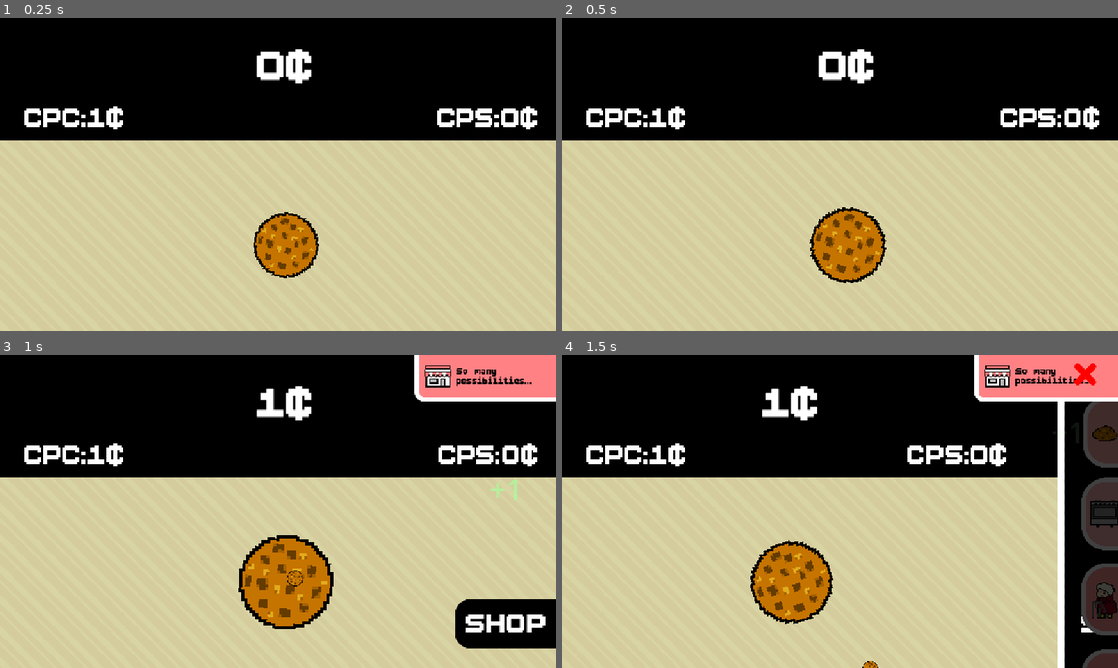
Above: before the commit, frames 1-4 (two rows, left to right).
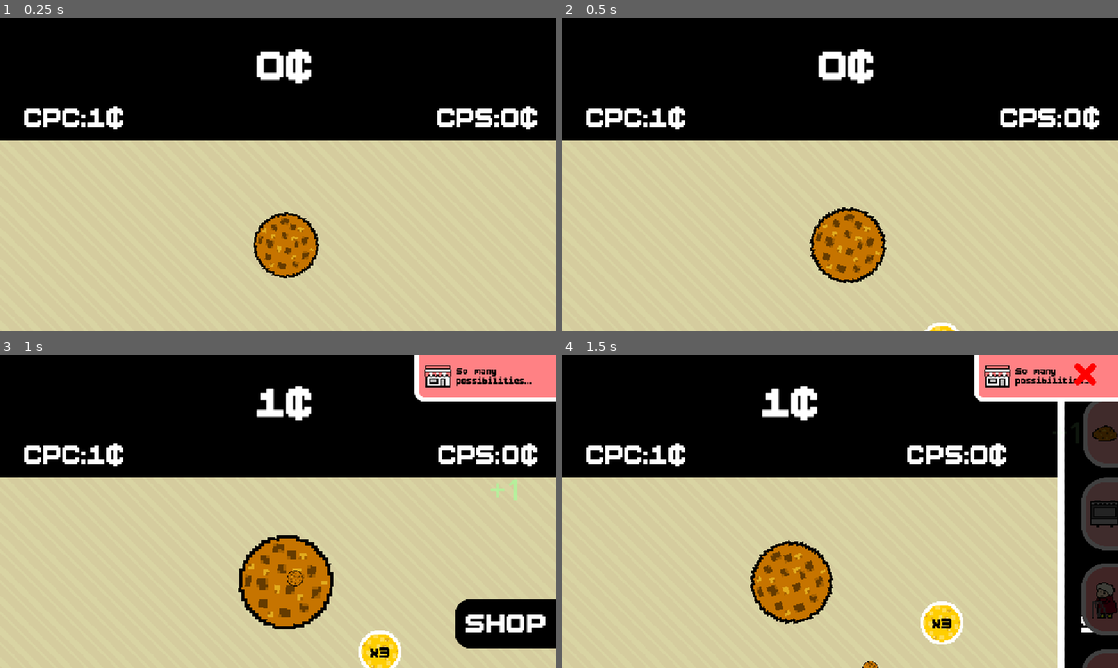
Above: after the commit, the same moments.

Repository: ashmitiscodingpython/sparkle-milkyway
Game: Godot game, scene res://scenes/main.tscn
Same seed, same stepped clock (60 frames per second), same inputs: the game is played once before the commit and once after it.
Inputs (mouse positions are in pixels of both pictures, inside the frame that each line leads up to):
- Up to frame 1 (0.25 s): no input
- Up to frame 2 (0.5 s): no input
- Up to frame 3 (1 s): tap Enter at 0.5 s; move the mouse to (289, 580) at 0.52 s; hold Right from 0.53 s (still down); tap Alt at 0.6 s; click (289, 580) at 0.67 s
- Up to frame 4 (1.5 s): move the mouse to (1084, 624) at 1.27 s; release Right at 1.28 s; hold Down from 1.28 s (still down); tap Shift at 1.35 s; click (1084, 624) at 1.42 s

Frame 1 is identical in both runs. In frame 2, 0.1% of the frame differs, in the area x 65-72%, y 97-100%; in frame 3, 0.8%; in frame 4, 0.8%, in the area x 64-73%, y 78-93%.

Commit message:
Extended number abbreviation and reversed development changes

Diff:
--- a/scenes/main.tscn
+++ b/scenes/main.tscn
@@ -47,9 +47,11 @@
 [ext_resource type="Texture2D" uid="uid://y13gigttuplq" path="res://images/eye_back.png" id="44_vchkt"]
 [ext_resource type="Texture2D" uid="uid://xiungs5tjq0m" path="res://images/eye_fore.png" id="45_txyw0"]
 [ext_resource type="AudioStream" uid="uid://dd0pih81dfylw" path="res://sounds/background.mp3" id="48_ty1g6"]
-[ext_resource type="Script" uid="uid://b61wv30scng25" path="res://scenes/background_music.gd" id="49_j2jfr"]
+[ext_resource type="Script" uid="uid://b61wv30scng25" path="res://scripts/background_music.gd" id="49_j2jfr"]
 [ext_resource type="AudioStream" uid="uid://bc1y4r734ekp6" path="res://sounds/achievement.mp3" id="49_ty1g6"]
 [ext_resource type="AudioStream" uid="uid://dhm6sbikertnh" path="res://sounds/click.mp3" id="50_j2jfr"]
+[ext_resource type="AudioStream" uid="uid://41lrggg63ftn" path="res://sounds/gold.mp3" id="51_bjg73"]
+[ext_resource type="PackedScene" uid="uid://bgyabqqf7kkex" path="res://scenes/gold_3x.tscn" id="52_bu4jf"]
 
 [sub_resource type="CircleShape2D" id="CircleShape2D_4dvvg"]
 radius = 4.87
@@ -470,7 +472,7 @@
 vertical_alignment = 1
 metadata/_edit_use_anchors_ = true
 
-[node name="P_L" type="Label" parent="Black Background"]
+[node name="P_L_Percent" type="Label" parent="Black Background"]
 texture_filter = 1
 anchors_preset = 15
 anchor_right = 1.0
@@ -483,7 +485,24 @@
 grow_vertical = 2
 scale = Vector2(-1.346, 0.8)
 text = "Cookies spent: 0
-Profit: 0"
+Percent: 0"
+horizontal_alignment = 1
+vertical_alignment = 1
+metadata/_edit_use_anchors_ = true
+
+[node name="P_L_#" type="Label" parent="Black Background"]
+texture_filter = 1
+anchors_preset = 15
+anchor_right = 1.0
+anchor_bottom = 1.0
+offset_left = 168.746
+offset_top = -125.266
+offset_right = 168.746
+offset_bottom = -125.266
+grow_horizontal = 2
+grow_vertical = 2
+scale = Vector2(-1.346, 0.8)
+text = "Profit: 0"
 horizontal_alignment = 1
 vertical_alignment = 1
 metadata/_edit_use_anchors_ = true
@@ -768,6 +787,12 @@
 [node name="ClickEffect" type="AudioStreamPlayer2D" parent="."]
 stream = ExtResource("50_j2jfr")
 volume_db = 3.26
+
+[node name="GoldEffect" type="AudioStreamPlayer2D" parent="."]
+stream = ExtResource("51_bjg73")
+
+[node name="gold3x" parent="." instance=ExtResource("52_bu4jf")]
+position = Vector2(108, 731)
 
 [connection signal="mouse_entered" from="Cookie" to="Cookie" method="_on_mouse_entered"]
 [connection signal="mouse_exited" from="Cookie" to="Cookie" method="_on_mouse_exited"]
--- a/scripts/black_market.gd
+++ b/scripts/black_market.gd
@@ -9,7 +9,8 @@
 @onready var stock_label = $"../Black Background/stock count"
 @onready var stonkss = $"../Black Background/stonkss"
 @onready var stock_val = $"../Black Background/stock value"
-@onready var pl = $"../Black Background/P_L"
+@onready var pl = $"../Black Background/P_L_Percent"
+@onready var plnum = $"../Black Background/P_L_#"
 var mcx = 0
 var mouse = false
 
@@ -54,17 +55,21 @@
 	stock_label.text = "Stocks bought: " + str(game.no_stocks)
 	stock_val.text = "Stock value: " + str(game.acc_s)
 	if game.no_stocks > 0:
+		var plnumber = (float(game.no_stocks) * float(game.acc_s)) - game.buy_cost
 		var percent = str(int((((float(game.no_stocks) * float(game.acc_s)) / float(game.buy_cost)) * 100) - 100)) + "%"
 		if (game.buy_cost / game.no_stocks) < game.acc:
 			percent = "+" + percent
 			stonkss.default_color = Color(0.433, 1.0, 0.589, 1.0)
+			plnum.text = "Profit: " + str(int(plnumber)) + "¢"
 		else:
 			stonkss.default_color = Color(1.0, 0.53, 0.557, 1.0)
+			plnum.text = "Loss: " + str(int(abs(plnumber))) + "¢"
 		percent = "\nPercent: " + percent
 		pl.text = "Cookies spent: " + str(game.buy_cost) + percent
 	else:
 		stonkss.default_color = Color(1, 1, 1, 1)
 		pl.text = ""
+		plnum.text = ""
 
 func _input(event: InputEvent) -> void:
 	if event is InputEventMouseButton and event.pressed and mouse and !game.open:
--- a/scripts/cookie_script.gd
+++ b/scripts/cookie_script.gd
@@ -85,10 +85,11 @@
 			var ob = add_text.instantiate()
 			var goldie = false
 			if goldpress:
-				goldie = randi_range(0, 100) < 51
+				goldie = randi_range(0, 100) < 3
 			else:
 				goldie = randi_range(0, 100) == 1
 			if goldie:
+				$"../GoldEffect".play()
 				var gold = load("res://scenes/gold_star_particles.tscn").instantiate()
 				obj.golden = true
 				game_manager.cookies += 500
--- a/scripts/globals.gd
+++ b/scripts/globals.gd
@@ -1,13 +1,21 @@
 extends Node
 
+var alphas = ["K", "M", "B", "T", "Qa", "Qi", "Sx", "Sp", "Oc", "No", "Dc", "Udc", "Ddc", "Tdc", "Qadc", "Qidc", "Sxdc", "Spdc", "Ocdc", "Nmdc", "Vg", "Uvg", "Dvg", "Tvg", "Qavg", "Qivg", "Sxvg", "Spvg", "Ovg", "Nvg", "Tg", "Utg", "Dtg"]
+
+func _ready() -> void:
+	pass
+
+func check(num, power, alpha):
+	if pow(10, power + 3) > num and float(num) >= pow(10, power):
+		return str(int(num / pow(10, power - 2)) / 100.0) + alpha + "¢"
+	else:
+		return false
+
 func shorten_number(num):
-	if num > 999_999_999_999:
-		return str(int(num / 1_000_000_000_0) / 100.0) + "T¢"
-	elif num > 999_999_999:
-		return str(int(num / 1_000_000_0) / 100.0) + "B¢"
-	elif num > 999_999:
-		return str(int(num / 1_000_0) / 100.0) + "M¢"
-	elif num > 999:
-		return str(int(num / 10.0) / 100.0) + "K¢"
-	else:
+	if num < 1000:
 		return str(num) + "¢"
+	for i in range(34):
+		var checked = check(num, (i + 1) * 3, alphas[i])
+		if checked:
+			return checked
+	return str((num / pow(10, 98)) / 100.0) + "G¢"
--- a/scripts/gold_3x.gd
+++ b/scripts/gold_3x.gd
@@ -12,7 +12,7 @@
 
 func _process(_delta: float) -> void:
 	parent.position.y -= 2
-	if elapse > 30:
+	if elapse > 600:
 		game.golde = false
 		pressed = false
 		afterelapse += _delta
Not shown: 1 places in scenes/main.tscn that only renumber resources
Renamed: scenes/background_music.gd -> scripts/background_music.gd
Renamed: scenes/background_music.gd.uid -> scripts/background_music.gd.uid
Not shown, added: gitcommit.bat
